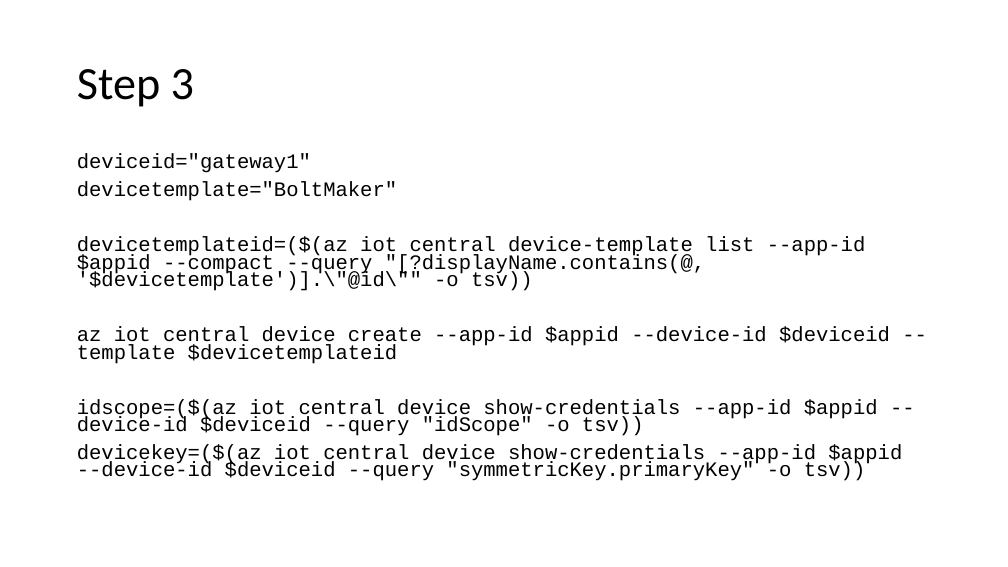
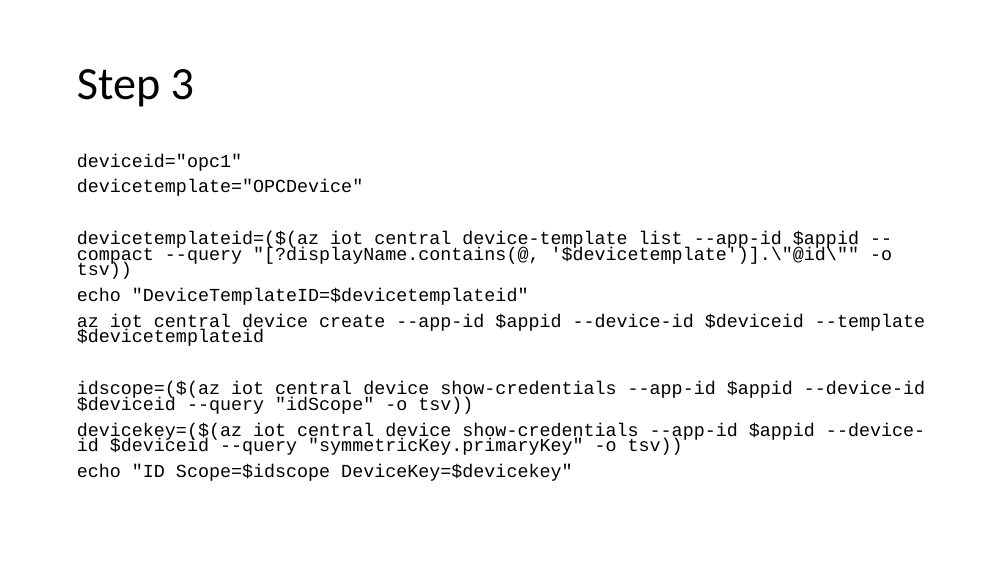
Before and after one commit to onderyildirim/iotcentral-iiot-lab, a slide deck: slide 5 of iotcentral-iiot-hol.pptx (slide 4 before the commit). Drawn at 1008x567 pixels with LibreOffice and Linux fonts; fonts in the diff are those of the drawing. Boxes give left, top, right and bottom in pixels: in the first picture for what was removed or moved away, otherwise in the second. Text is boxed around its words. In the diff, an @@ line names an element or a change of style, - is before the commit and + after.

```diff
--- a/iotcentral-iiot-hol.pptx
+++ b/iotcentral-iiot-hol.pptx
@@ text at (77, 154, 363, 196): text changed; size 19.6 to 17.5 pt @@
-deviceid="gateway1"
-devicetemplate="BoltMaker"
+deviceid="opc1"
+devicetemplate="OPCDevice"
@@ text at (77, 232, 925, 455): size 19.6 to 17.5 pt in "devicetemplateid=($(az iot central device-template list --ap ...", "az iot central device create --app-id $appid ...", "idscope=($(az iot central device show-credentials --app-id $ ...", "devicekey=($(az iot central device show-credentials --app-id ..." @@
@@ text at (77, 288, 529, 305): paragraph added @@
+echo "DeviceTemplateID=$devicetemplateid"
@@ text at (77, 464, 572, 481): paragraph added @@
+echo "ID Scope=$idscope DeviceKey=$devicekey"
```
Also in this commit, not shown: 4 other slides changed, 1 slide added, 3 other files.
